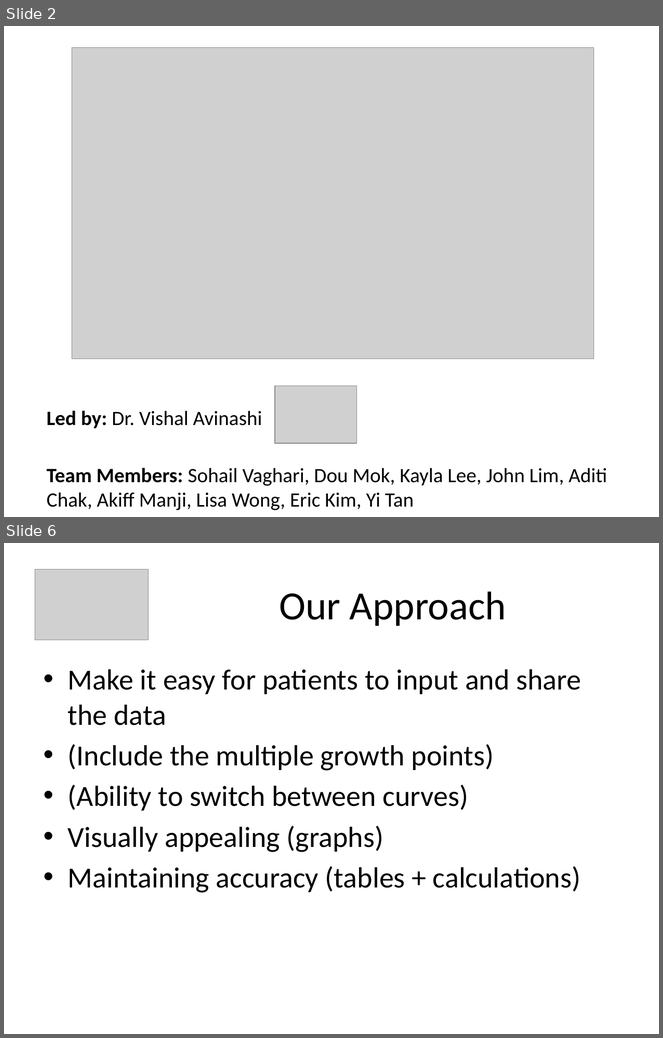
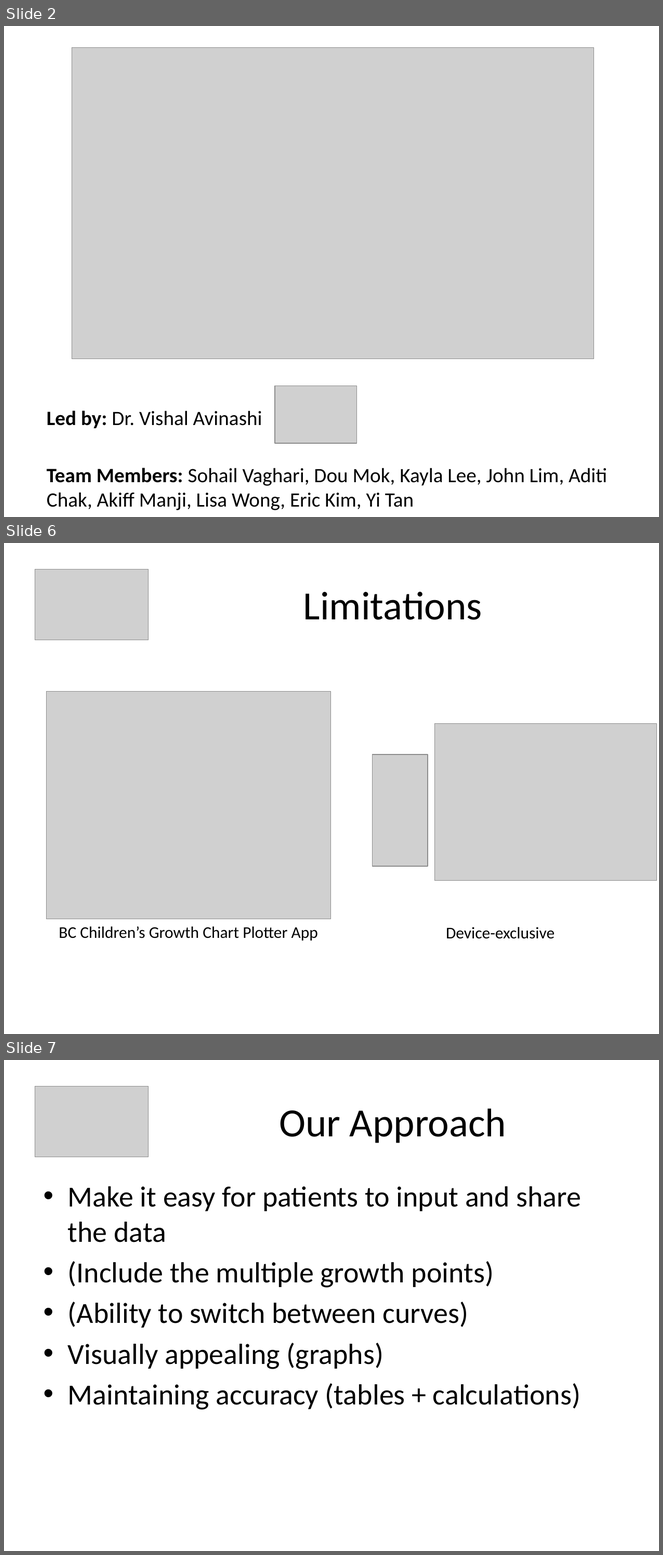
Before and after one commit to amanji/growthplot, a slide deck: PowerPoint Presentation/GrowthPlot_Presentation.pptx. Shown one above the other, each under a label of ours: slides 2 and 6 before the commit, slides 2, 6 and 7 after it; the slides between them are not shown. The pictures are 663x1038 and 663x1555 pixels, drawn with LibreOffice and Linux fonts; fonts in the diff are those of the drawing; grey boxes stand for pictures. Boxes give left, top, right and bottom in pixels: in the first picture for what was removed or moved away, otherwise in the second. Text is boxed around its words. In the diff, an @@ line names an element or a change of style, - is before the commit and + after.

```diff
--- a/PowerPoint Presentation/GrowthPlot_Presentation.pptx
+++ b/PowerPoint Presentation/GrowthPlot_Presentation.pptx
@@ slide 6 added at (4,543,659,1034), background #FFFFFF @@
@@ picture added at (35,569,148,640) @@
@@ title added at (304,591,482,620), 44 pt, text #000000 @@
+Limitations
@@ picture added at (47,692,331,919) @@
@@ picture added at (435,724,657,881) @@
@@ picture added at (372,755,428,866) @@
@@ text added at (59,927,318,941), 18 pt, text #000000 @@
+BC Children’s Growth Chart Plotter App
@@ text added at (446,927,555,939), 18 pt, text #000000 @@
+Device-exclusive
@@ what was slide 6 is now slide 7 @@
```
Also in this commit, not shown: 3 slides changed, 2 other slides added, 3 slides removed.
